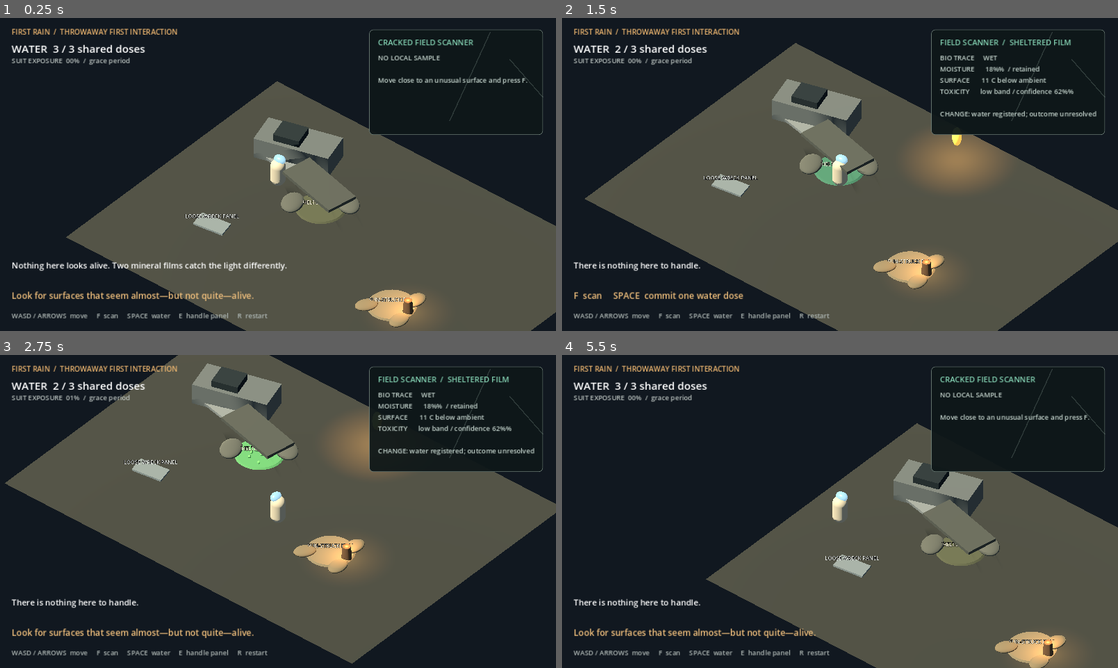
Above: before the commit, frames 1-4 (two rows, left to right).
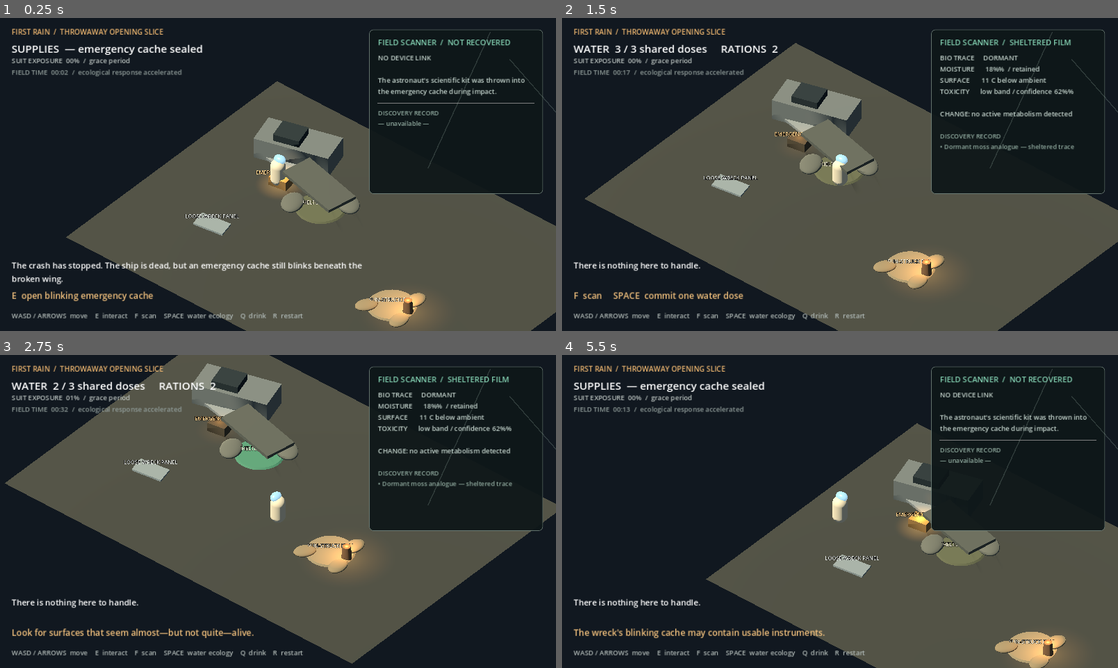
Above: after the commit, the same moments.

Repository: mmullen200/first-rain
Game: Godot game, scene res://main.tscn
Same seed, same stepped clock (60 frames per second), same inputs: the game is played once before the commit and once after it.
Inputs:
- Up to frame 1 (0.25 s): no input
- Up to frame 2 (1.5 s): tap F at 0.5, 1.25 s; hold D 0.53-1.28 s; tap Q at 0.6 s; tap Space at 0.77 s; tap E at 0.8, 1.35 s; hold S from 1.28 s (still down)
- Up to frame 3 (2.75 s): tap Space at 1.52 s; tap Q at 1.55, 2.1 s; release S at 2.03 s; hold D from 2.03 s (still down); tap E at 2.3 s
- Up to frame 4 (5.5 s): release D at 2.78 s; hold W 2.78-3.53 s; tap E at 2.85, 3.8, 5.3 s; tap Space at 3.02, 3.77, 4.52 s; tap Q at 3.05, 4.55, 5.1 s; hold A 3.53-5.03 s; tap F at 3.6, 5 s; tap R at 4.35 s; hold S from 5.03 s (still down)

The runs differ from the first frame. In frame 1, 6.8% of the frame differs, in the area x 2-100%, y 3-97%; in frame 2, 5.7%; in frame 3, 8.2%; in frame 4, 8.0%.

Commit message:
Expand the Godot opening slice

Diff:
--- a/prototypes/godot-first-interaction/main.gd
+++ b/prototypes/godot-first-interaction/main.gd
@@ -10,10 +10,17 @@
 
 var astronaut: CharacterBody3D
 var camera: Camera3D
-var water_doses := 3
+var water_doses := 0
+var ration_packs := 0
 var exposure := 0.0
+var field_time := 0.0
+var scanner_recovered := false
+var cache_opened := false
+var discoveries: Array[String] = []
 var patches: Dictionary = {}
 var nearest_patch := ""
+var near_cache := false
+var emergency_cache: MeshInstance3D
 var shade_panel: MeshInstance3D
 var shade_panel_home := Vector3(-5.4, 0.32, 2.7)
 var carrying_shade := false
@@ -27,6 +34,8 @@
 var scanner_card: PanelContainer
 var scanner_title: Label
 var scanner_readout: Label
+var discovery_readout: Label
+var time_label: Label
 
 
 func _ready() -> void:
@@ -35,15 +44,17 @@
 	_build_patches()
 	_build_presence()
 	_build_interface()
-	_set_status("Nothing here looks alive. Two mineral films catch the light differently.")
+	_set_status("The crash has stopped. The ship is dead, but an emergency cache still blinks beneath the broken wing.")
 
 
 func _physics_process(delta: float) -> void:
+	field_time += delta
 	_move_astronaut(delta)
 	_update_camera()
 	_update_nearby_interactions()
 	_update_exposure(delta)
 	_update_ecology(delta)
+	_update_presence()
 	_update_interface()
 
 
@@ -57,7 +68,9 @@
 		KEY_SPACE:
 			_water_nearby_patch()
 		KEY_E:
-			_interact_with_shade()
+			_interact()
+		KEY_Q:
+			_use_water_for_survival()
 		KEY_R:
 			get_tree().reload_current_scene()
 
@@ -102,6 +115,16 @@
 	_create_box(Vector3(-5.8, 0.55, -3.7), Vector3(3.6, 1.05, 1.65), Color("697276"), Vector3(0.0, 0.28, 0.0))
 	_create_box(Vector3(-4.3, 0.28, -2.6), Vector3(4.7, 0.13, 1.2), Color("879095"), Vector3(0.0, -0.24, 0.05))
 	_create_box(Vector3(-6.1, 1.15, -3.55), Vector3(1.25, 0.52, 1.1), Color("29343b"), Vector3(0.0, 0.28, 0.0))
+	emergency_cache = _create_box(Vector3(-5.15, 0.24, -1.72), Vector3(0.9, 0.45, 0.62), Color("8e7048"), Vector3(0.0, 0.16, 0.0))
+	emergency_cache.name = "EmergencyCache"
+	var cache_light := OmniLight3D.new()
+	cache_light.name = "CacheBeacon"
+	cache_light.position = Vector3(-5.15, 0.62, -1.72)
+	cache_light.light_color = Color("e7a34f")
+	cache_light.light_energy = 1.5
+	cache_light.omni_range = 1.35
+	add_child(cache_light)
+	_create_world_label("EMERGENCY CACHE", Vector3(-5.15, 0.68, -1.72), Color("ffd18b"), 0.0055)
 
 	# The sheltered hollow reads through shade, darker ground, and surrounding stones.
 	_create_box(Vector3(-2.8, 1.25, -1.55), Vector3(3.2, 0.16, 1.55), Color("555b59"), Vector3(0.0, -0.18, -0.08))
@@ -221,7 +244,7 @@
 
 	var title := Label.new()
 	title.position = Vector2(24, 18)
-	title.text = "FIRST RAIN  /  THROWAWAY FIRST INTERACTION"
+	title.text = "FIRST RAIN  /  THROWAWAY OPENING SLICE"
 	title.add_theme_font_size_override("font_size", 15)
 	title.add_theme_color_override("font_color", Color("e9b36e"))
 	canvas.add_child(title)
@@ -237,9 +260,15 @@
 	exposure_label.add_theme_color_override("font_color", Color("b9c1be"))
 	canvas.add_child(exposure_label)
 
+	time_label = Label.new()
+	time_label.position = Vector2(24, 102)
+	time_label.add_theme_font_size_override("font_size", 14)
+	time_label.add_theme_color_override("font_color", Color("8f9b98"))
+	canvas.add_child(time_label)
+
 	var controls := Label.new()
 	controls.position = Vector2(24, 606)
-	controls.text = "WASD / ARROWS  move     F  scan     SPACE  water     E  handle panel     R  restart"
+	controls.text = "WASD / ARROWS  move    E  interact    F  scan    SPACE  water ecology    Q  drink    R  restart"
 	controls.add_theme_font_size_override("font_size", 14)
 	controls.add_theme_color_override("font_color", Color("aeb7b4"))
 	canvas.add_child(controls)
@@ -260,7 +289,7 @@
 
 	scanner_card = PanelContainer.new()
 	scanner_card.position = Vector2(765, 24)
-	scanner_card.size = Vector2(360, 218)
+	scanner_card.size = Vector2(360, 340)
 	var card_style := StyleBoxFlat.new()
 	card_style.bg_color = Color(0.055, 0.09, 0.095, 0.94)
 	card_style.border_color = Color("6f8079")
@@ -284,20 +313,30 @@
 	margin.add_child(stack)
 
 	scanner_title = Label.new()
-	scanner_title.text = "CRACKED FIELD SCANNER"
+	scanner_title.text = "FIELD SCANNER  /  NOT RECOVERED"
 	scanner_title.add_theme_font_size_override("font_size", 16)
 	scanner_title.add_theme_color_override("font_color", Color("83d1b2"))
 	stack.add_child(scanner_title)
 
 	scanner_readout = Label.new()
-	scanner_readout.text = "NO LOCAL SAMPLE\n\nMove close to an unusual surface and press F."
+	scanner_readout.text = "NO DEVICE LINK\n\nThe astronaut's scientific kit was thrown into the emergency cache during impact."
 	scanner_readout.autowrap_mode = TextServer.AUTOWRAP_WORD_SMART
 	scanner_readout.add_theme_font_size_override("font_size", 14)
 	scanner_readout.add_theme_color_override("font_color", Color("c4d4cd"))
 	stack.add_child(scanner_readout)
 
+	var separator := HSeparator.new()
+	stack.add_child(separator)
+
+	discovery_readout = Label.new()
+	discovery_readout.text = "DISCOVERY RECORD\n— unavailable —"
+	discovery_readout.autowrap_mode = TextServer.AUTOWRAP_WORD_SMART
+	discovery_readout.add_theme_font_size_override("font_size", 13)
+	discovery_readout.add_theme_color_override("font_color", Color("8fa99e"))
+	stack.add_child(discovery_readout)
+
 	# A visible crack makes the instrument's damage legible without corrupting readings.
-	for crack_data in [[Vector2(1015, 29), Vector2(2, 202), 0.43], [Vector2(1055, 86), Vector2(2, 105), -0.72]]:
+	for crack_data in [[Vector2(1015, 29), Vector2(2, 310), 0.43], [Vector2(1055, 86), Vector2(2, 210), -0.72]]:
 		var crack := ColorRect.new()
 		crack.position = crack_data[0]
 		crack.size = crack_data[1]
@@ -340,6 +379,7 @@
 
 func _update_nearby_interactions() -> void:
 	nearest_patch = ""
+	near_cache = not cache_opened and _flat_distance(astronaut.global_position, emergency_cache.global_position) < 1.45
 	var closest := 1.75
 	for id in patches:
 		var patch: Dictionary = patches[id]
@@ -349,14 +389,21 @@
 			nearest_patch = id
 
 	var panel_distance := _flat_distance(astronaut.global_position, shade_panel.global_position)
-	if not carrying_shade and not shade_placed and panel_distance < 1.55:
+	if near_cache:
+		prompt_label.text = "E  open blinking emergency cache"
+	elif not carrying_shade and not shade_placed and panel_distance < 1.55:
 		prompt_label.text = "E  pick up loose shade panel"
 	elif carrying_shade and nearest_patch == "crust":
 		prompt_label.text = "F  scan     SPACE  water     E  place shade panel"
 	elif nearest_patch != "":
-		prompt_label.text = "F  scan     SPACE  commit one water dose"
+		if scanner_recovered:
+			prompt_label.text = "F  scan     SPACE  commit one water dose"
+		else:
+			prompt_label.text = "The film is unusual, but bare eyes reveal little."
 	elif carrying_shade:
 		prompt_label.text = "Carry the panel to a place where shade might change conditions."
+	elif not scanner_recovered:
+		prompt_label.text = "The wreck's blinking cache may contain usable instruments."
 	else:
 		prompt_label.text = "Look for surfaces that seem almost—but not quite—alive."
 
@@ -365,6 +412,8 @@
 	var at_wreck := _flat_distance(astronaut.global_position, Vector3(-5.4, 0.0, -3.1)) < 2.55
 	if at_wreck:
 		exposure = max(0.0, exposure - delta * 2.4)
+	elif _near_thriving_moss():
+		exposure = min(100.0, exposure + delta * 0.14)
 	else:
 		exposure = min(100.0, exposure + delta * 0.42)
 
@@ -390,12 +439,17 @@
 		elif patch["shade"] and patch["state"] == "awakening" and patch["age"] >= 4.0:
 			patch["state"] = "thriving"
 			_set_patch_color(id, Color("62b56f"), Color("347841"))
+			_add_moisture_halo(id)
+			_add_discovery("Moss analogue — active; retains local moisture")
 			if nearest_patch == id:
-				_set_status("The moss holds a living sheen. Nearby ground is visibly darker and cooler. Something watches from the ridge.")
-		presence_root.visible = true
+				_set_status("The moss holds a living sheen. The scanner adds its first living record. Something watches from the ridge.")
+			presence_root.visible = true
 
 
 func _scan_nearby_patch() -> void:
+	if not scanner_recovered:
+		_set_status("The astronaut needs the scientific kit from the emergency cache before local conditions can be compared.")
+		return
 	if nearest_patch == "":
 		_set_status("The scanner finds no local biological trace. Move closer to an unusual surface.")
 		return
@@ -404,6 +458,7 @@
 	patch["scanned"] = true
 	var state_text: String = patch["state"].to_upper()
 	if nearest_patch == "hollow":
+		_add_discovery("Dormant moss analogue — sheltered trace")
 		scanner_title.text = "FIELD SCANNER  /  SHELTERED FILM"
 		scanner_readout.text = (
 			"BIO TRACE     %s\n" % state_text
@@ -414,6 +469,7 @@
 		)
 		_set_status("The cracked screen cannot name the organism, but the hollow retains moisture and stays cool.")
 	else:
+		_add_discovery("Dormant moss analogue — exposed trace")
 		scanner_title.text = "FIELD SCANNER  /  SUN-STRUCK FILM"
 		var heat_text := "46 C / direct heat" if not patch["shade"] else "24 C / falling under shade"
 		var toxicity_text := "high amber band" if patch["state"] == "failed" else "amber band / rises with heat"
@@ -425,14 +481,19 @@
 			+ _scanner_consequence_text(patch)
 		)
 		if patch["state"] == "failed":
+			_add_discovery("Amber toxicity — increases with surface heat")
 			_set_status("The failed patch is evidence: water vanished as surface heat and the toxicity band rose together.")
 		elif patch["shade"]:
+			_add_discovery("Shade — lowers heat and slows moisture loss")
 			_set_status("The panel changed two readings at once: heat falls and moisture loss slows.")
 		else:
 			_set_status("This film resembles the sheltered trace, but heat, moisture, and toxicity differ sharply.")
 
 
 func _water_nearby_patch() -> void:
+	if not cache_opened:
+		_set_status("No usable water is on hand. The blinking emergency cache may still be intact.")
+		return
 	if nearest_patch == "":
 		_set_status("Water must be committed at a specific patch, not poured from a distance.")
 		return
@@ -455,6 +516,45 @@
 		_set_status("The film darkens—but water beads, hisses, and starts flashing away in the heat.")
 
 
+func _interact() -> void:
+	if near_cache:
+		_open_emergency_cache()
+		return
+	_interact_with_shade()
+
+
+func _open_emergency_cache() -> void:
+	if cache_opened:
+		return
+	cache_opened = true
+	scanner_recovered = true
+	water_doses = 3
+	ration_packs = 2
+	emergency_cache.material_override = _material(Color("4e483e"), 0.92)
+	var beacon := get_node_or_null("CacheBeacon") as OmniLight3D
+	if beacon != null:
+		beacon.light_energy = 0.18
+	scanner_title.text = "CRACKED FIELD SCANNER  /  ONLINE"
+	scanner_readout.text = "NO LOCAL SAMPLE\n\nSensor status: moisture and temperature available; toxicity confidence degraded."
+	_update_discovery_readout()
+	_set_status("The cache holds a cracked Field Scanner, three water doses, and two ration packs. Water is both survival margin and ecological possibility.")
+
+
+func _use_water_for_survival() -> void:
+	if not cache_opened:
+		_set_status("The astronaut's personal water remains locked in the emergency cache.")
+		return
+	if water_doses <= 0:
+		_set_status("No water remains for the astronaut or the ecosystem.")
+		return
+	if exposure < 8.0:
+		_set_status("Suit reserves are still comfortable. Drinking now would spend ecological possibility for little gain.")
+		return
+	water_doses -= 1
+	exposure = max(0.0, exposure - 32.0)
+	_set_status("One shared water dose becomes personal survival margin. The ecosystem now has fewer possible interventions.")
+
+
 func _interact_with_shade() -> void:
 	if carrying_shade and nearest_patch == "crust":
 		carrying_shade = false
@@ -477,13 +577,20 @@
 
 
 func _update_interface() -> void:
-	water_label.text = "WATER  %d / 3 shared doses" % water_doses
+	if cache_opened:
+		water_label.text = "WATER  %d / 3 shared doses     RATIONS  %d" % [water_doses, ration_packs]
+	else:
+		water_label.text = "SUPPLIES  — emergency cache sealed"
 	var exposure_state := "grace period"
 	if exposure >= 22.0:
 		exposure_state = "noticeable"
 	if exposure >= 55.0:
 		exposure_state = "return to shelter soon"
+	if _near_thriving_moss():
+		exposure_state = "moss microclimate slows exposure"
 	exposure_label.text = "SUIT EXPOSURE  %02d%%  /  %s" % [roundi(exposure), exposure_state]
+	var field_seconds := int(field_time * 12.0)
+	time_label.text = "FIELD TIME  %02d:%02d  /  ecological response accelerated" % [field_seconds / 60, field_seconds % 60]
 
 
 func _scanner_consequence_text(patch: Dictionary) -> String:
@@ -524,7 +631,8 @@
 		"age": 0.0,
 		"shade": shade,
 		"scanned": false,
-		"sprouts": false
+		"sprouts": false,
+		"halo": false
 	}
 
 
@@ -551,6 +659,57 @@
 		patch["node"].add_child(sprout)
 
 
+func _add_moisture_halo(id: String) -> void:
+	var patch: Dictionary = patches[id]
+	if patch["halo"]:
+		return
+	patch["halo"] = true
+	var halo := MeshInstance3D.new()
+	var mesh := CylinderMesh.new()
+	mesh.top_radius = 1.48
+	mesh.bottom_radius = 1.55
+	mesh.height = 0.025
+	mesh.radial_segments = 48
+	halo.mesh = mesh
+	var halo_material := StandardMaterial3D.new()
+	halo_material.albedo_color = Color(0.12, 0.34, 0.3, 0.48)
+	halo_material.roughness = 0.68
+	halo_material.transparency = BaseMaterial3D.TRANSPARENCY_ALPHA
+	halo.material_override = halo_material
+	halo.position.y = -0.012
+	patch["node"].add_child(halo)
+	patch["node"].move_child(halo, 0)
+
+
+func _add_discovery(entry: String) -> void:
+	if entry in discoveries:
+		return
+	discoveries.append(entry)
+	_update_discovery_readout()
+
+
+func _update_discovery_readout() -> void:
+	if discovery_readout == null:
+		return
+	if not scanner_recovered:
+		discovery_readout.text = "DISCOVERY RECORD\n— unavailable —"
+		return
+	if discoveries.is_empty():
+		discovery_readout.text = "DISCOVERY RECORD\n— no species or relationships catalogued —"
+		return
+	var lines: Array[String] = ["DISCOVERY RECORD"]
+	for entry in discoveries:
+		lines.append("• " + entry)
+	discovery_readout.text = "\n".join(lines)
+
+
+func _update_presence() -> void:
+	if not presence_root.visible:
+		return
+	var pulse := Time.get_ticks_msec() / 520.0
+	presence_root.position.y = 1.3 + sin(pulse) * 0.13
+
+
 func _create_box(position: Vector3, size: Vector3, color: Color, rotation := Vector3.ZERO) -> MeshInstance3D:
 	var instance := MeshInstance3D.new()
 	var mesh := BoxMesh.new()
@@ -617,5 +776,13 @@
 		status_label.text = message
 
 
+func _near_thriving_moss() -> bool:
+	for id in patches:
+		var patch: Dictionary = patches[id]
+		if patch["state"] == "thriving" and _flat_distance(astronaut.global_position, patch["node"].global_position) < 2.25:
+			return true
+	return false
+
+
 func _flat_distance(a: Vector3, b: Vector3) -> float:
 	return Vector2(a.x, a.z).distance_to(Vector2(b.x, b.z))
Not shown, changed: prototypes/godot-first-interaction/README.md
